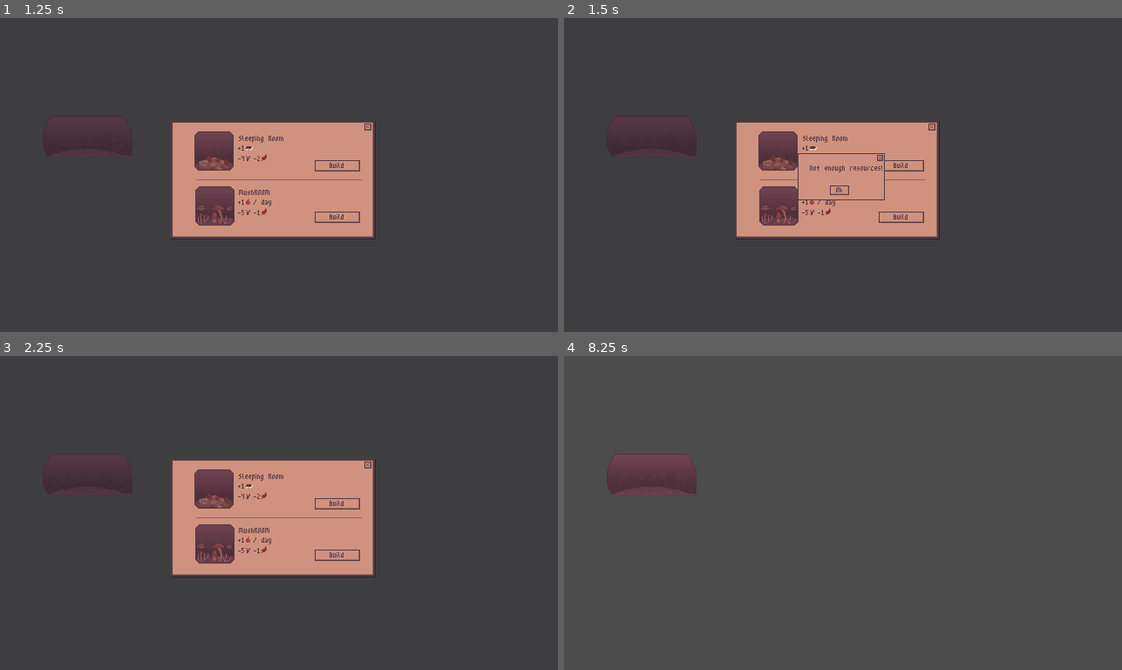
Above: before the commit, frames 1-4 (two rows, left to right).
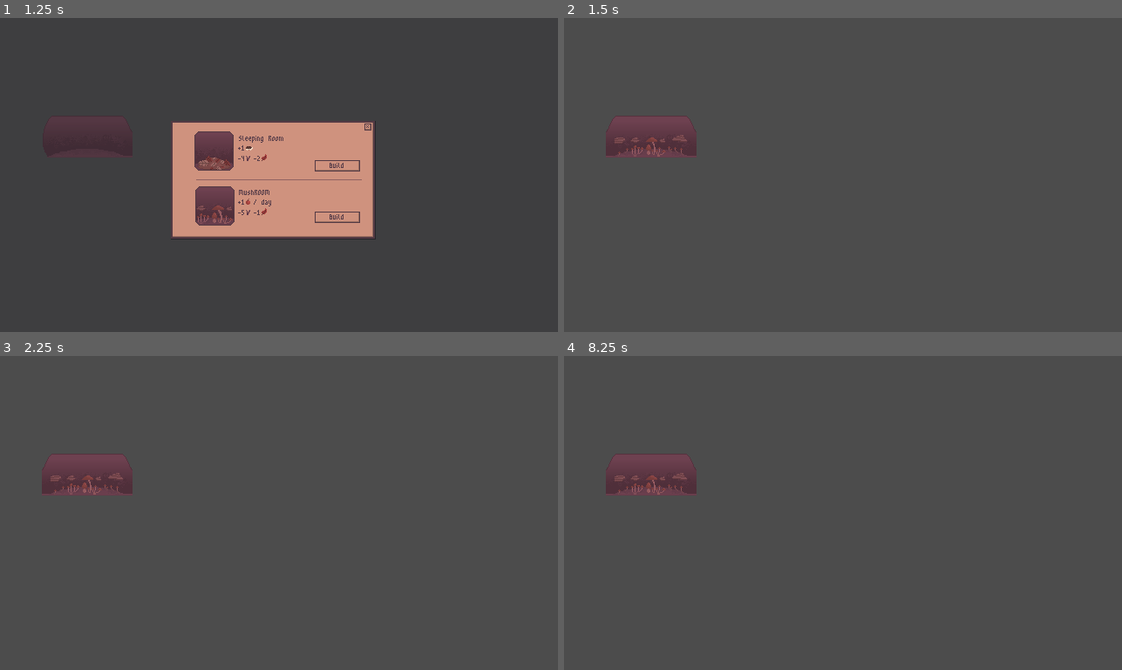
Above: after the commit, the same moments.

Repository: Soleod/G_CozyAutumnGameJam
Game: Godot game, scene res://Scenes/Room/Room.tscn
Same seed, same stepped clock (60 frames per second), same inputs: the game is played once before the commit and once after it. This scene is started directly instead of the project's main scene.
Inputs (mouse positions are in pixels of both pictures, inside the frame that each line leads up to):
- Up to frame 1 (1.25 s): tap Enter at 0.5 s; move the mouse to (89, 137) at 0.52 s; click (89, 137) at 0.67 s; tap Space at 0.77 s
- Up to frame 2 (1.5 s): click "Build" at 1.25 s
- Up to frame 3 (2.25 s): click (273, 528) at 2 s, where only the run before the commit has a clickable "Ok"
- Up to frame 4 (8.25 s): click (898, 553) at 2.75 s, where only the run before the commit has a clickable "Build"; click (837, 528) at 3.5 s, where only the run before the commit has a clickable "Ok"; click (898, 503) at 4.25 s, where only the run before the commit has a clickable "Build"; click (898, 553) at 5 s, where only the run before the commit has a clickable "Build"; click (898, 503) at 5.75 s, where only the run before the commit has a clickable "Build"; click (898, 553) at 6.5 s, where only the run before the commit has a clickable "Build"; click (837, 528) at 7.25 s, where only the run before the commit has a clickable "Ok"; tap Space at 8 s; move the mouse to (731, 528) at 8.02 s; click (731, 528) at 8.17 s

Frame 1 is identical in both runs. In frame 2, 13% of the frame differs, in the area x 7-68%, y 31-71%; in frame 3, 13%; in frame 4, 0.2%.

Commit message:
Stuff

Diff:
--- a/Scenes/BuildingGrid/BuildingGrid.gd
+++ b/Scenes/BuildingGrid/BuildingGrid.gd
@@ -4,15 +4,17 @@
 
 var combinedFoodProduction = 0
 var combinedLodging = 0
+var hedgehogs = []
 
 # Called when the node enters the scene tree for the first time.
 func _ready():
-	GameManager.connect("game_tick", self, "_on_GameManager_game_tick")
+	GameManager.connect("clock_tick", self, "_on_clock_tick")
+	hedgehogs = [$Hedgehog]
 	for room in self.get_children():
 		roomDict[room.name] = room
 		print(roomDict[room.name].visible)
 
-func _on_GameManager_game_tick():
+func _on_clock_tick():
 	var tmpFoodProdution = 0
 	for room in self.get_children():
 		if room is Area2D:
@@ -21,8 +23,13 @@
 	combinedFoodProduction = tmpFoodProdution
 	print("Food Production: ", combinedFoodProduction)
 	GameManager.add_food(combinedFoodProduction - GameManager.hedgehogs)
-	var path = self.get_simple_path($Hedgehog.position, Vector2(rand_range(0,640), rand_range(0,360)))
-	var direction: Vector2 = Vector2.ZERO
-	direction = $Hedgehog.position - path[0]
-	$Line2D.points = path
-	$Hedgehog.path = path
+	for hedgehog in hedgehogs:
+		if randi() % 3 == 0:
+			var path = self.get_simple_path(hedgehog.position, Vector2(rand_range(0,640), rand_range(0,360)))
+			var direction: Vector2 = Vector2.ZERO
+			direction = hedgehog.position - path[0]
+			hedgehog.path = path
+
+
+func _on_spawn_hedgehog():
+	pass # Replace with function body.
--- a/Scenes/GameManager.gd
+++ b/Scenes/GameManager.gd
@@ -20,8 +20,8 @@
 var PauseButton: TextureButton
 
 var food: int = 10
-var sticks: int = 100
-var leaves: int = 0
+var sticks: int = 5
+var leaves: int = 3
 var hedgehogs: int = 1
 
 var hour: int = 2
--- a/Scenes/Room/Room.gd
+++ b/Scenes/Room/Room.gd
@@ -15,6 +15,7 @@
 var coldness: float = 0
 var isActive: bool = true
 
+signal spawn_hedgehog()
 signal enable_next_room(roomName)
 
 func _ready():
@@ -96,8 +97,10 @@
 		return
 
 	GameManager.remove_sticks(room.costSticks)
-	GameManager.remove_sticks(room.costLeaves)
+	GameManager.remove_leaves(room.costLeaves)
 	lodging = room.hedgehogGain
+	for x in range(lodging):
+		emit_signal("spawn_hedgehog")
 	coldness = 0
 	isActive = true
 	foodProduction = room.dailyFood
--- a/Scenes/World.tscn
+++ b/Scenes/World.tscn
@@ -72,7 +72,6 @@
 [node name="World" type="Node2D" parent="."]
 
 [node name="Background" type="Sprite" parent="World"]
-visible = false
 position = Vector2( 320, 180 )
 texture = ExtResource( 1 )
 
@@ -92,26 +91,22 @@
 
 [node name="Room_2" parent="World/BuildingGrid" instance=ExtResource( 7 )]
 visible = false
-
 position = Vector2( 223, 129 )
 
 [node name="Room_3" parent="World/BuildingGrid" instance=ExtResource( 7 )]
 visible = false
 position = Vector2( 119, 129 )
-
 
 [node name="Room_4" parent="World/BuildingGrid" instance=ExtResource( 7 )]
 position = Vector2( 327, 180 )
 
 [node name="Room_5" parent="World/BuildingGrid" instance=ExtResource( 7 )]
 visible = false
-
 position = Vector2( 223, 180 )
 
 [node name="Room_6" parent="World/BuildingGrid" instance=ExtResource( 7 )]
 visible = false
 position = Vector2( 119, 180 )
-
 
 [node name="Room_7" parent="World/BuildingGrid" instance=ExtResource( 7 )]
 position = Vector2( 327, 231 )
@@ -132,6 +127,7 @@
 playing = true
 
 [node name="Line2D" type="Line2D" parent="World/BuildingGrid"]
+visible = false
 
 [node name="Sprite" type="Sprite" parent="World/BuildingGrid"]
 position = Vector2( 382, 138 )
@@ -418,9 +414,18 @@
 valign = 1
 
 [connection signal="enable_next_room" from="World/BuildingGrid/Room_1" to="World/BuildingGrid/Room_2" method="_on_Room_1_enable_next_room"]
+[connection signal="spawn_hedgehog" from="World/BuildingGrid/Room_1" to="World/BuildingGrid" method="_on_spawn_hedgehog"]
 [connection signal="enable_next_room" from="World/BuildingGrid/Room_2" to="World/BuildingGrid/Room_3" method="_on_Room_2_enable_next_room"]
+[connection signal="spawn_hedgehog" from="World/BuildingGrid/Room_2" to="World/BuildingGrid" method="_on_spawn_hedgehog"]
+[connection signal="spawn_hedgehog" from="World/BuildingGrid/Room_3" to="World/BuildingGrid" method="_on_spawn_hedgehog"]
 [connection signal="enable_next_room" from="World/BuildingGrid/Room_4" to="World/BuildingGrid/Room_5" method="_on_Room_4_enable_next_room"]
+[connection signal="spawn_hedgehog" from="World/BuildingGrid/Room_4" to="World/BuildingGrid" method="_on_spawn_hedgehog"]
 [connection signal="enable_next_room" from="World/BuildingGrid/Room_5" to="World/BuildingGrid/Room_6" method="_on_Room_5_enable_next_room"]
+[connection signal="spawn_hedgehog" from="World/BuildingGrid/Room_5" to="World/BuildingGrid" method="_on_spawn_hedgehog"]
+[connection signal="spawn_hedgehog" from="World/BuildingGrid/Room_6" to="World/BuildingGrid" method="_on_spawn_hedgehog"]
 [connection signal="enable_next_room" from="World/BuildingGrid/Room_7" to="World/BuildingGrid/Room_8" method="_on_Room_7_enable_next_room"]
+[connection signal="spawn_hedgehog" from="World/BuildingGrid/Room_7" to="World/BuildingGrid" method="_on_spawn_hedgehog"]
 [connection signal="enable_next_room" from="World/BuildingGrid/Room_8" to="World/BuildingGrid/Room_9" method="_on_Room_8_enable_next_room"]
+[connection signal="spawn_hedgehog" from="World/BuildingGrid/Room_8" to="World/BuildingGrid" method="_on_spawn_hedgehog"]
+[connection signal="spawn_hedgehog" from="World/BuildingGrid/Room_9" to="World/BuildingGrid" method="_on_spawn_hedgehog"]
 [connection signal="gui_input" from="UI/Expeditions/ExpeditionButton/CanvasLayer/OutsidePanel" to="UI/Expeditions/ExpeditionButton" method="_on_OutsidePanel_gui_input"]
